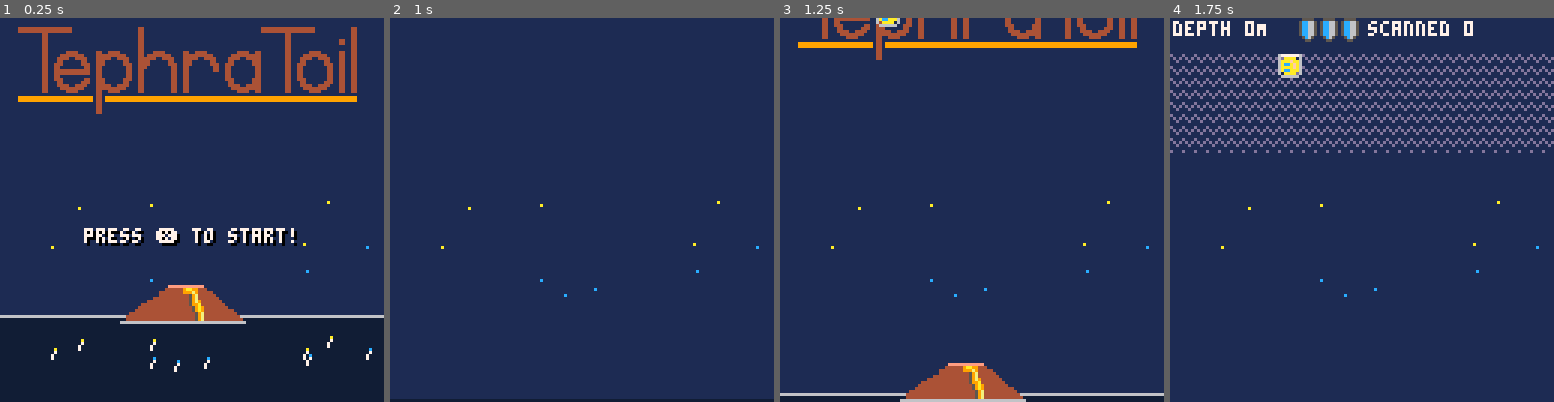
Above: before the commit, frames 1-4 (left to right).
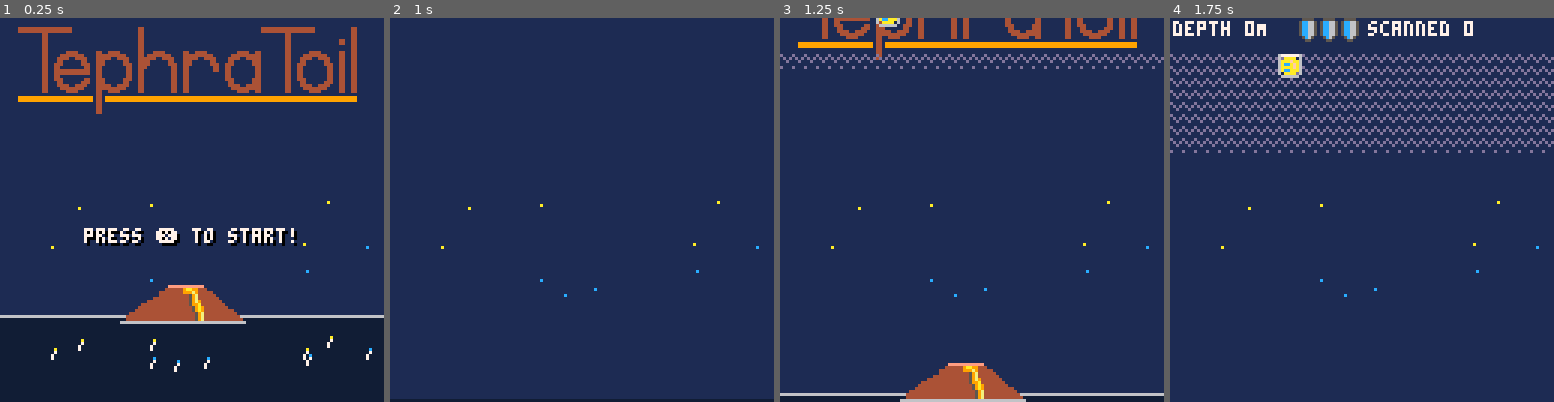
Above: after the commit, the same moments.

Repository: broquaint/pico8-carts
Game: PICO-8 cartridge tephratoil.p8
Two runs of this game, one before a commit and one after it. Both use one fixed random seed, a clock stepped at 60 frames per second and the inputs below.
Inputs:
- Up to frame 1 (0.25 s): no input
- Up to frame 2 (1 s): tap X (X key) at 0.33 s; tap O (Z key) at 0.7 s
- Up to frame 3 (1.25 s): tap X (X key) at 1.07 s
- Up to frame 4 (1.75 s): hold Right from 1.6 s (still down); tap O (Z key) at 1.7 s

Frames 1-2 are identical in both runs. In frame 3, 1.0% of the frame differs, in the area x 0-100%, y 9-14%; in frame 4, nothing differs.

Commit message:
More transition tweaks

Diff:
--- a/tephratoil.p8
+++ b/tephratoil.p8
@@ -181,11 +181,20 @@
       from = 99,
       to = 160,
 })
+scan_area = make_obj({
+      y = 11,
+      from = 11,
+      to = 44,
+      frames = 20,
+})
 function transition_to_playing()
    animate_obj(title_sprite, function()
                   animate_y_axis(title_sprite, easeoutquad, game_state_title)
-                  animate_obj(player, function()
-                                 animate_y_axis(player, easeinquad, game_state_title)
+                  animate_obj(player, function(obj)
+                                 animate_y_axis(obj, easeinquad, game_state_title)
+                  end)
+                  animate_obj(scan_area, function(obj)
+                                 animate_y_axis(obj, easeinquad, game_state_title)
                   end)
    end)
    animate_obj(ocean_level, function()
@@ -1177,9 +1186,9 @@
    end
 
    local oy = ocean_level.y
-   pal(dusk, midnight, 1)
+   pal(wine, midnight, 1)
    line(0, oy, 127, oy, silver)
-   rectfill(0, oy+1, 127, 127, dusk)
+   rectfill(0, oy+1, 127, 127, wine)
 
    for r in all(reflections) do
       local ry = r.y+(oy-99)
@@ -1192,6 +1201,11 @@
    pal(moss, (frame_count % 90 < 60) and sand
        or (frame_count % 60 < 30) and amber or lemon, 1)
    sspr(6, 64, 42, 32, 40, 85-99+oy)
+
+   -- scan area
+   fillp(∧)
+   rectfill(0, 11, 127, scan_area.y, dusk)
+   fillp()
 
    spr(player.sprite, player.x, player.y)
 end
